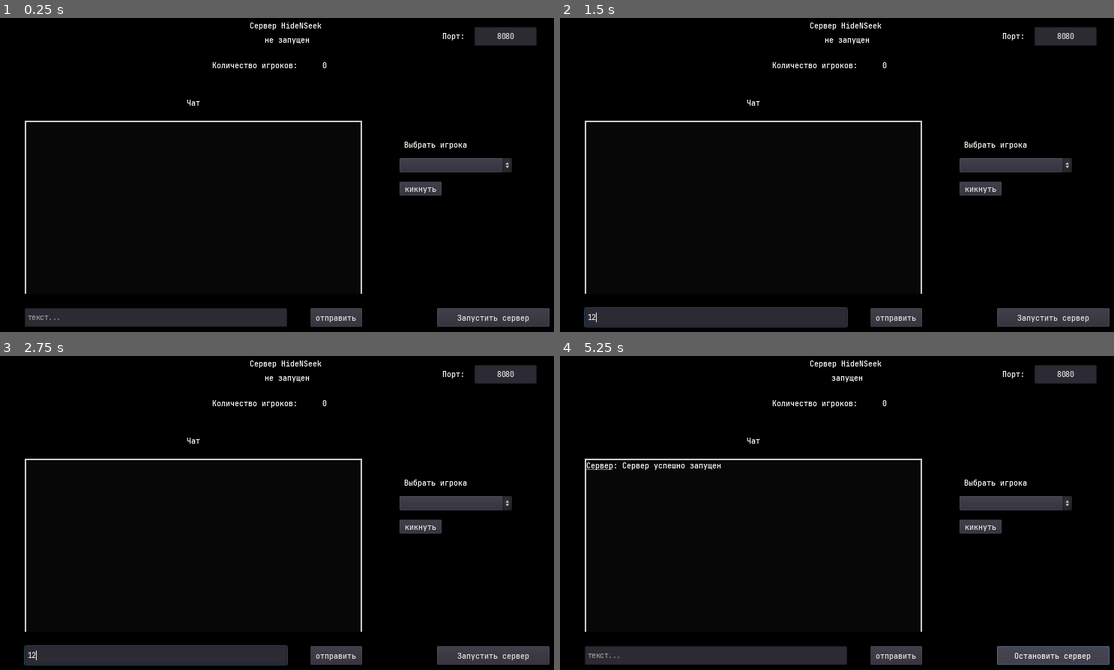
Above: before the commit, frames 1-4 (two rows, left to right).
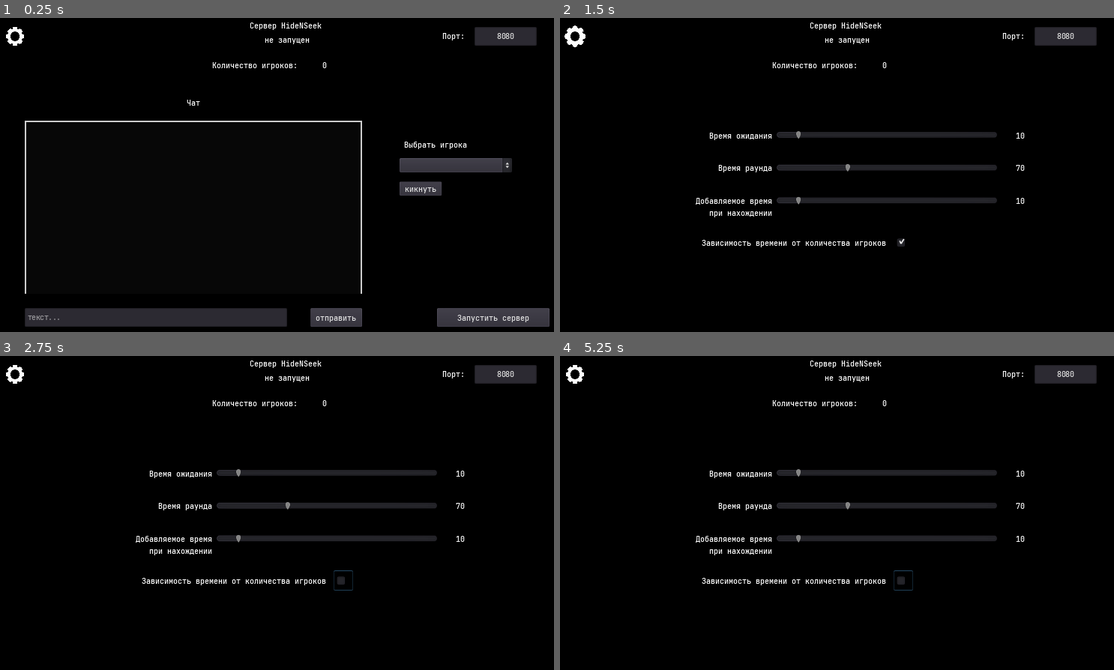
Above: after the commit, the same moments.

Repository: VaJau2/HideNSeek-Server
Game: Godot game, scene res://scenes/Main.tscn
Two runs of this game, one before a commit and one after it. Both use one fixed random seed, a clock stepped at 60 frames per second and the inputs below.
Inputs (mouse positions are in pixels of both pictures, inside the frame that each line leads up to):
- Up to frame 1 (0.25 s): no input
- Up to frame 2 (1.5 s): click (715, 316) at 0.52 s; type "12" at 0.6 s; click (576, 36) at 1.27 s
- Up to frame 3 (2.75 s): click (343, 582) at 2.02 s
- Up to frame 4 (5.25 s): click (1014, 503) at 2.75 s; click "кикнуть" at 3.5 s; click "отправить" at 4.25 s; click "Запустить сервер" at 5 s

The runs differ from the first frame. In frame 1, 0.1% of the frame differs, in the area x 1-5%, y 2-9%; in frame 2, 9.7%; in frame 3, 9.7%; in frame 4, 9.8%, in the area x 1-100%, y 2-99%.

Commit message:
add game time settings

Diff:
--- /dev/null
+++ b/assets/materials/settings_button.tres
@@ -0,0 +1,51 @@
+[gd_resource type="Theme" load_steps=5 format=2]
+
+[ext_resource path="res://assets/settings.png" type="Texture" id=1]
+
+[sub_resource type="StyleBoxTexture" id=2]
+content_margin_left = 6.0
+content_margin_right = 6.0
+content_margin_top = 3.0
+content_margin_bottom = 3.0
+texture = ExtResource( 1 )
+region_rect = Rect2( 0, 0, 336, 336 )
+margin_left = 20.0
+margin_right = 19.8667
+margin_top = 20.0
+margin_bottom = 20.0
+
+[sub_resource type="StyleBoxTexture" id=1]
+content_margin_left = 6.0
+content_margin_right = 6.0
+content_margin_top = 3.0
+content_margin_bottom = 3.0
+texture = ExtResource( 1 )
+region_rect = Rect2( 0, 0, 336, 336 )
+margin_left = 20.0
+margin_right = 19.8667
+margin_top = 20.0
+margin_bottom = 20.0
+expand_margin_left = 2.0
+expand_margin_right = 2.0
+expand_margin_top = 2.0
+expand_margin_bottom = 2.0
+
+[sub_resource type="StyleBoxTexture" id=3]
+content_margin_left = 6.0
+content_margin_right = 6.0
+content_margin_top = 3.0
+content_margin_bottom = 3.0
+texture = ExtResource( 1 )
+region_rect = Rect2( 0, 0, 336, 336 )
+margin_left = 20.0
+margin_right = 19.8667
+margin_top = 20.0
+margin_bottom = 20.0
+modulate_color = Color( 0.533333, 0.533333, 0.533333, 1 )
+
+[resource]
+Button/styles/disabled = null
+Button/styles/focus = SubResource( 2 )
+Button/styles/hover = SubResource( 1 )
+Button/styles/normal = SubResource( 2 )
+Button/styles/pressed = SubResource( 3 )
--- a/assets/scripts/GameManager.gd
+++ b/assets/scripts/GameManager.gd
@@ -1,8 +1,10 @@
 class_name GameManager
 
 const START_TIME = 3
-const WAIT_TIME = 10
-const GAME_TIME = 70
+var waitTime = 10
+var gameTime = 70
+var addTime = 10
+var isPlayersCountTime = true
 
 var network = null
 var playersList = null
@@ -14,15 +16,25 @@
 var is_error = false
 
 
-func _init(network, playersList, searcher_id):
-	self.network = network
-	self.playersList = playersList
-	self.searcher_id = searcher_id
+func _init(_network, _playersList, _searcher_id):
+	self.network = _network
+	self.playersList = _playersList
+	self.searcher_id = _searcher_id
 	self.is_error = false
 
 	for id in playersList.playersData.keys():
 		if id == searcher_id: continue
 		hiders_id.append(id)
+
+	load_settings()
+
+
+func load_settings():
+	var settings = network.get_node("../settingsBack")
+	waitTime = int(settings.get_node("WaitTimeSlider").value)
+	gameTime = int(settings.get_node("GameTimeSlider").value)
+	addTime = int(settings.get_node("AddTimeSlider").value)
+	isPlayersCountTime = settings.get_node("PlayersCountInput").pressed
 
 
 func get_tree(): return network.get_tree()
@@ -53,7 +65,7 @@
 		var temp_hider = playersList.get_player(hiders_id[i])
 		hiders_names[hiders_id[i]] = temp_hider.name
 
-	yield(count_timer(WAIT_TIME), "completed")
+	yield(count_timer(waitTime), "completed")
 	if check_errors(): return
 
 	#ищущий открывает глаза и начинает искать
@@ -61,9 +73,12 @@
 	for i in range(hiders_id.size()):
 		network.rpc_id(hiders_id[i], "start_searching", false)
 
-	var main_game_time = GAME_TIME - (hiders_id.size() * 10)
-	if main_game_time < 10: main_game_time = 10
-	yield(count_timer(main_game_time), "completed")
+	var main_gameTime = gameTime
+	if isPlayersCountTime:
+		main_gameTime = gameTime - (hiders_id.size() * 10)
+		if main_gameTime < 10: main_gameTime = 10
+
+	yield(count_timer(main_gameTime), "completed")
 	if check_errors(): return
 
 	#игра заканчивается
@@ -84,8 +99,8 @@
 	return false
 
 
-func count_timer(wait_time):
-	temp_timer = wait_time
+func count_timer(waitTime):
+	temp_timer = waitTime
 	while temp_timer > 0:
 		network.rpc("count_timer", temp_timer)
 		yield(get_tree().create_timer(1), "timeout")
@@ -96,7 +111,7 @@
 func player_found(player_id):
 	if hiders_id.has(player_id):
 		hiders_id.erase(player_id)
-		temp_timer += 10
+		temp_timer += addTime
 		network.rpc("player_found", player_id)
 
 	if hiders_id.size() == 0:
--- a/assets/scripts/Main.gd
+++ b/assets/scripts/Main.gd
@@ -2,6 +2,7 @@
 
 onready var chat = get_node("chat")
 onready var network = get_node("Network")
+onready var settingsBack = get_node("settingsBack")
 
 #labels
 onready var status = get_node("status")
@@ -36,3 +37,7 @@
 
 func update_players_count(count):
 	$playersCount.text = count
+
+
+func _on_settings_pressed():
+	settingsBack.visible = !settingsBack.visible
--- a/assets/scripts/Network.gd
+++ b/assets/scripts/Network.gd
@@ -54,7 +54,6 @@
 remote func get_puppets(player_id):
 	for key in playersList.playersData.keys():
 		if key == player_id: continue
-		var player = playersList.get_player(key)
 		rpc_id(player_id, "spawn_puppet", get_player_data(key))
 
 
--- a/assets/scripts/PlayerData.gd
+++ b/assets/scripts/PlayerData.gd
@@ -11,9 +11,9 @@
 enum states {none, wait, search, hide}
 var state = states.none
 
-func _init(id: int, name: String, gender: String):
-	self.id = id
-	self.name = name
-	self.gender = gender
+func _init(_id: int, _name: String, _gender: String):
+	self.id = _id
+	self.name = _name
+	self.gender = _gender
 	hiding_animation = ""
 	my_prop_path = ""
--- a/assets/scripts/ServerNetwork.gd
+++ b/assets/scripts/ServerNetwork.gd
@@ -42,8 +42,8 @@
 
 func update_players_count():
 	var players_count = playersList.get_count()
-	var main = get_node("/root/Main")
-	main.update_players_count(String(players_count))
+	var tempMain = get_node("/root/Main")
+	tempMain.update_players_count(String(players_count))
 
 
 func create_server():
--- a/scenes/Main.tscn
+++ b/scenes/Main.tscn
@@ -6,6 +6,30 @@
 [ext_resource path="res://assets/scripts/Network.gd" type="Script" id=4]
 [ext_resource path="res://assets/scripts/PlayersList.gd" type="Script" id=5]
 [ext_resource path="res://assets/scripts/KickButton.gd" type="Script" id=6]
+[ext_resource path="res://assets/materials/settings_button.tres" type="Theme" id=7]
+
+[sub_resource type="GDScript" id=1]
+script/source = "extends HSlider
+
+func _on_WaitTimeSlider_value_changed(value):
+	get_node(\"../WaitTime\").text = str(value)
+"
+
+[sub_resource type="GDScript" id=2]
+script/source = "extends HSlider
+
+func _on_GameTimeSlider_value_changed(value):
+	get_node(\"../GameTime\").text = str(value)
+"
+
+[sub_resource type="GDScript" id=3]
+script/source = "extends HSlider
+
+
+
+func _on_AddTimeSlider_value_changed(value):
+	get_node(\"../AddTime\").text = str(value)
+"
 
 [node name="Main" type="Control"]
 anchor_right = 1.0
@@ -192,6 +216,146 @@
 theme = ExtResource( 1 )
 text = "Запустить сервер"
 
+[node name="settings" type="Button" parent="."]
+margin_left = 32.0
+margin_top = 32.0
+margin_right = 63.0
+margin_bottom = 64.0
+theme = ExtResource( 7 )
+
+[node name="settingsBack" type="ColorRect" parent="."]
+visible = false
+margin_left = 64.0
+margin_top = 128.0
+margin_right = 960.0
+margin_bottom = 576.0
+color = Color( 0, 0, 0, 1 )
+
+[node name="WaitTimeLabel" type="Label" parent="settingsBack"]
+anchor_left = 0.5
+anchor_right = 0.5
+margin_left = -240.0
+margin_top = 80.0
+margin_right = -128.0
+margin_bottom = 98.0
+theme = ExtResource( 1 )
+text = "Время ожидания"
+align = 2
+
+[node name="WaitTimeSlider" type="HSlider" parent="settingsBack"]
+anchor_left = 0.5
+anchor_right = 0.5
+margin_left = -120.0
+margin_top = 72.0
+margin_right = 256.0
+margin_bottom = 104.0
+min_value = 2.0
+value = 10.0
+script = SubResource( 1 )
+
+[node name="WaitTime" type="Label" parent="settingsBack"]
+anchor_left = 0.5
+anchor_right = 0.5
+margin_left = 272.0
+margin_top = 80.0
+margin_right = 320.0
+margin_bottom = 98.0
+theme = ExtResource( 1 )
+text = "10"
+align = 1
+
+[node name="GameTimeLabel" type="Label" parent="settingsBack"]
+anchor_left = 0.5
+anchor_right = 0.5
+margin_left = -256.0
+margin_top = 136.0
+margin_right = -128.0
+margin_bottom = 154.0
+theme = ExtResource( 1 )
+text = "Время раунда"
+align = 2
+
+[node name="GameTimeSlider" type="HSlider" parent="settingsBack"]
+anchor_left = 0.5
+anchor_right = 0.5
+margin_left = -120.0
+margin_top = 128.0
+margin_right = 256.0
+margin_bottom = 160.0
+min_value = 10.0
+max_value = 200.0
+value = 70.0
+script = SubResource( 2 )
+
+[node name="GameTime" type="Label" parent="settingsBack"]
+anchor_left = 0.5
+anchor_right = 0.5
+margin_left = 272.0
+margin_top = 136.0
+margin_right = 320.0
+margin_bottom = 154.0
+theme = ExtResource( 1 )
+text = "70"
+align = 1
+
+[node name="AddTimeLabel" type="Label" parent="settingsBack"]
+anchor_left = 0.5
+anchor_right = 0.5
+margin_left = -288.0
+margin_top = 192.0
+margin_right = -128.0
+margin_bottom = 231.0
+theme = ExtResource( 1 )
+text = "Добавляемое время
+при нахождении"
+align = 2
+
+[node name="AddTimeSlider" type="HSlider" parent="settingsBack"]
+anchor_left = 0.5
+anchor_right = 0.5
+margin_left = -120.0
+margin_top = 184.0
+margin_right = 256.0
+margin_bottom = 216.0
+min_value = 2.0
+value = 10.0
+script = SubResource( 3 )
+
+[node name="AddTime" type="Label" parent="settingsBack"]
+anchor_left = 0.5
+anchor_right = 0.5
+margin_left = 272.0
+margin_top = 192.0
+margin_right = 320.0
+margin_bottom = 210.0
+theme = ExtResource( 1 )
+text = "10"
+align = 1
+
+[node name="PlayersCountLabel" type="Label" parent="settingsBack"]
+anchor_left = 0.5
+anchor_right = 0.5
+margin_left = -264.0
+margin_top = 264.0
+margin_right = 64.0
+margin_bottom = 282.0
+theme = ExtResource( 1 )
+text = "Зависимость времени от количества игроков"
+align = 2
+
+[node name="PlayersCountInput" type="CheckBox" parent="settingsBack"]
+anchor_left = 0.5
+anchor_right = 0.5
+margin_left = 80.0
+margin_top = 256.0
+margin_right = 112.0
+margin_bottom = 288.0
+pressed = true
+
 [connection signal="pressed" from="kick" to="kick" method="on_pressed"]
 [connection signal="pressed" from="chatSubmit" to="chat" method="_on_send_pressed"]
 [connection signal="pressed" from="start" to="." method="update_server_status"]
+[connection signal="pressed" from="settings" to="." method="_on_settings_pressed"]
+[connection signal="value_changed" from="settingsBack/WaitTimeSlider" to="settingsBack/WaitTimeSlider" method="_on_WaitTimeSlider_value_changed"]
+[connection signal="value_changed" from="settingsBack/GameTimeSlider" to="settingsBack/GameTimeSlider" method="_on_GameTimeSlider_value_changed"]
+[connection signal="value_changed" from="settingsBack/AddTimeSlider" to="settingsBack/AddTimeSlider" method="_on_AddTimeSlider_value_changed"]
Binary file added: assets/settings.png
Not shown: 1 places in scenes/Main.tscn that only renumber resources
